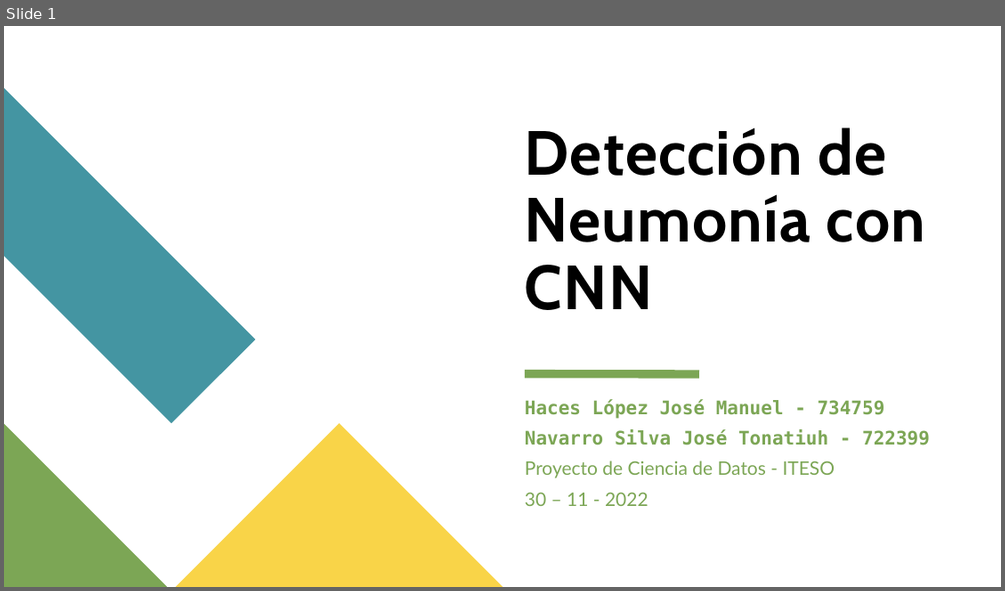
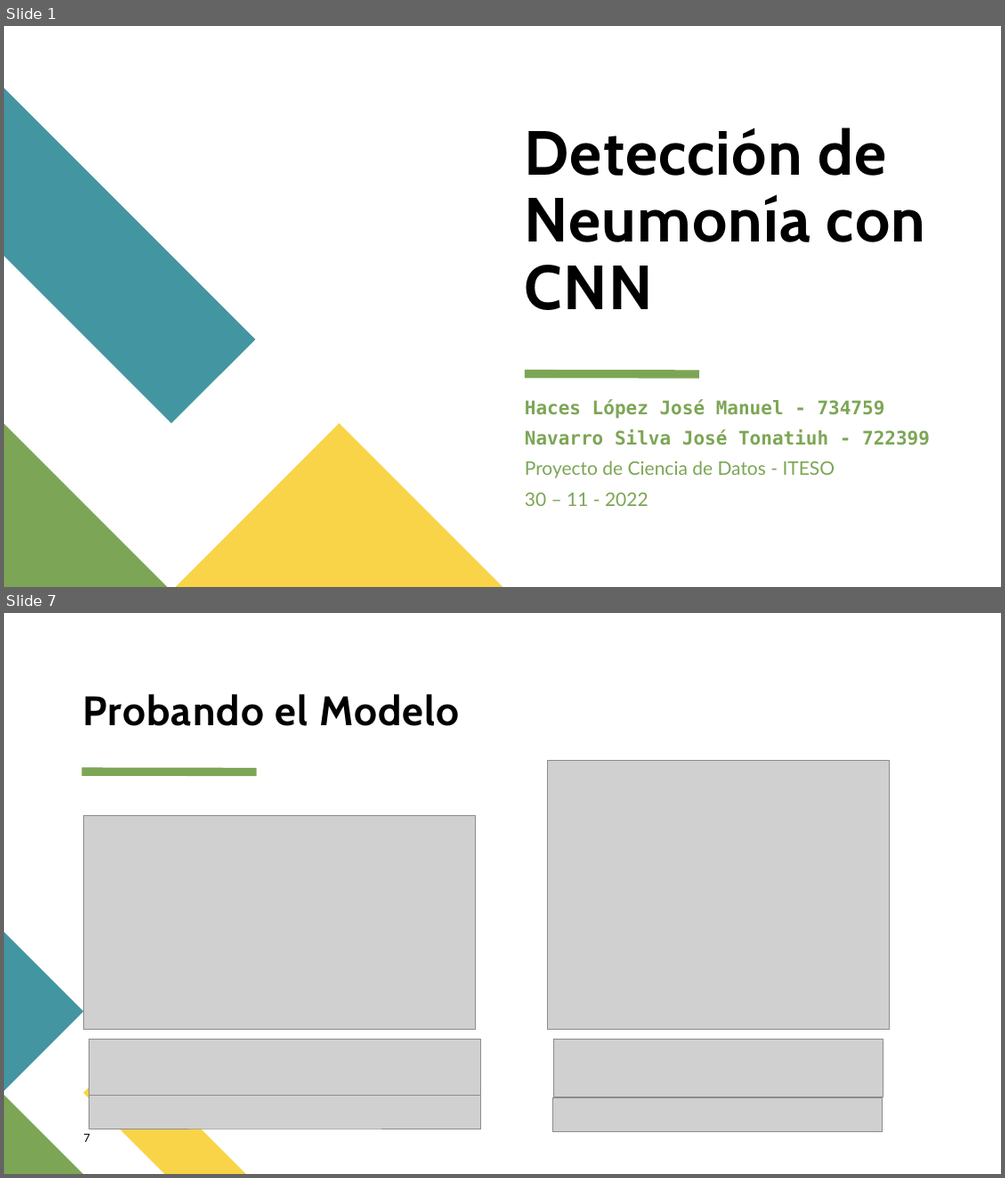
Before and after one commit to JManuelHaces/Proyecto-de-Ciencia-de-Datos, a slide deck: presentacion/Deteccion_Neumonía_CNN.pptx. Shown one above the other, each under a label of ours: slide 1 before the commit, slides 1 and 7 after it; the slides between them are not shown. The pictures are 1005x591 and 1005x1178 pixels, drawn with LibreOffice and Linux fonts; fonts in the diff are those of the drawing; grey boxes stand for pictures. Boxes give left, top, right and bottom in pixels: in the first picture for what was removed or moved away, otherwise in the second. Text is boxed around its words. In the diff, an @@ line names an element or a change of style, - is before the commit and + after.

```diff
--- a/presentacion/Deteccion_Neumonía_CNN.pptx
+++ b/presentacion/Deteccion_Neumonía_CNN.pptx
@@ slide 7 added at (x1=4, y1=613, x2=1001, y2=1174), background #FFFFFF @@
@@ title added at (x1=83, y1=694, x2=459, y2=726), 39.6 pt, text #000000, bold @@
+Probando el Modelo
@@ line added from (81, 771) to (257, 771), #7CA655 8 pt @@
@@ picture added at (x1=548, y1=761, x2=890, y2=1029) @@
@@ picture added at (x1=83, y1=816, x2=475, y2=1030) @@
@@ freeform shape added at (x1=4, y1=933, x2=83, y2=1091), fill #4495A2 @@
@@ picture added at (x1=89, y1=1039, x2=481, y2=1097) @@
@@ picture added at (x1=554, y1=1039, x2=883, y2=1097) @@
@@ freeform shape added at (x1=83, y1=1052, x2=245, y2=1174), fill #F9D448 @@
@@ freeform shape added at (x1=4, y1=1094, x2=83, y2=1174), fill #7CA655 @@
@@ picture added at (x1=89, y1=1094, x2=481, y2=1128) @@
@@ picture added at (x1=553, y1=1097, x2=882, y2=1131) @@
@@ page number added at (x1=83, y1=1133, x2=89, y2=1142), 11 pt, text #000000 @@
+7
```
Also in this commit, not shown: 10 other slides added, 12 slides removed, 5 other files.
